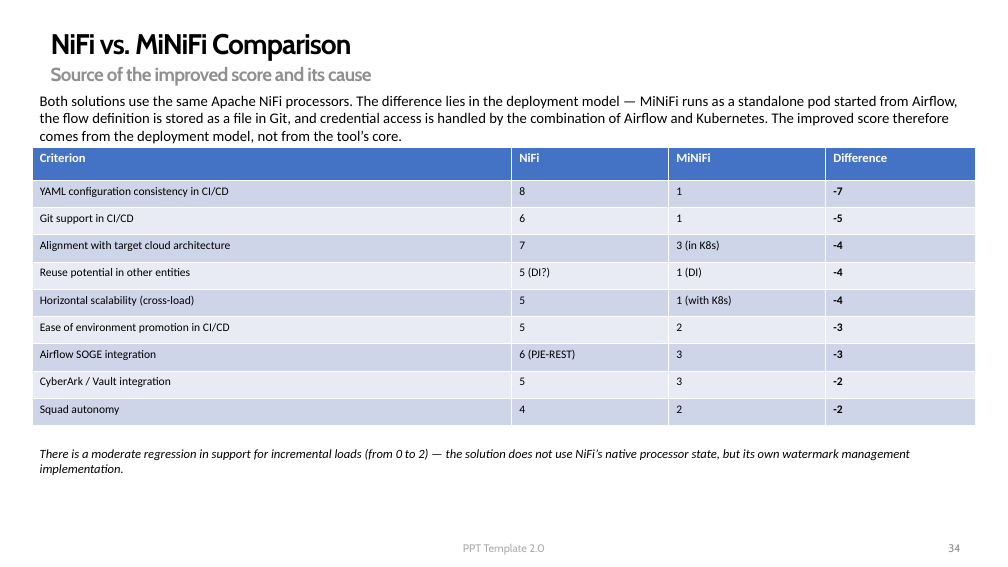
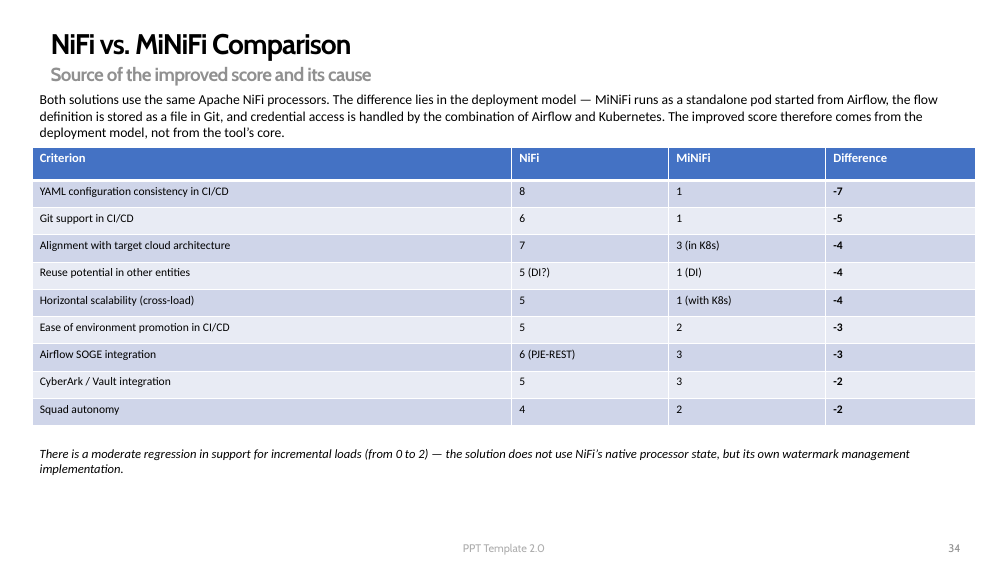
Before and after one commit to captjerzi-pixel/kb_jer, a slide deck: slide 34 of MiNiFi_pilot.pptx. Drawn at 1008x567 pixels with LibreOffice and Linux fonts; fonts in the diff are those of the drawing; background and template pictures are left out. Boxes give left, top, right and bottom in pixels: in the first picture for what was removed or moved away, otherwise in the second. Text is boxed around its words. In the diff, an @@ line names an element or a change of style, - is before the commit and + after.

```diff
--- a/MiNiFi_pilot.pptx
+++ b/MiNiFi_pilot.pptx
@@ text "Both solutions use the same ..." at [40, 94, 938, 139]: size 14 to 12.9 pt @@
```
Also in this commit, not shown: 5 other slides changed, 4 other files.
